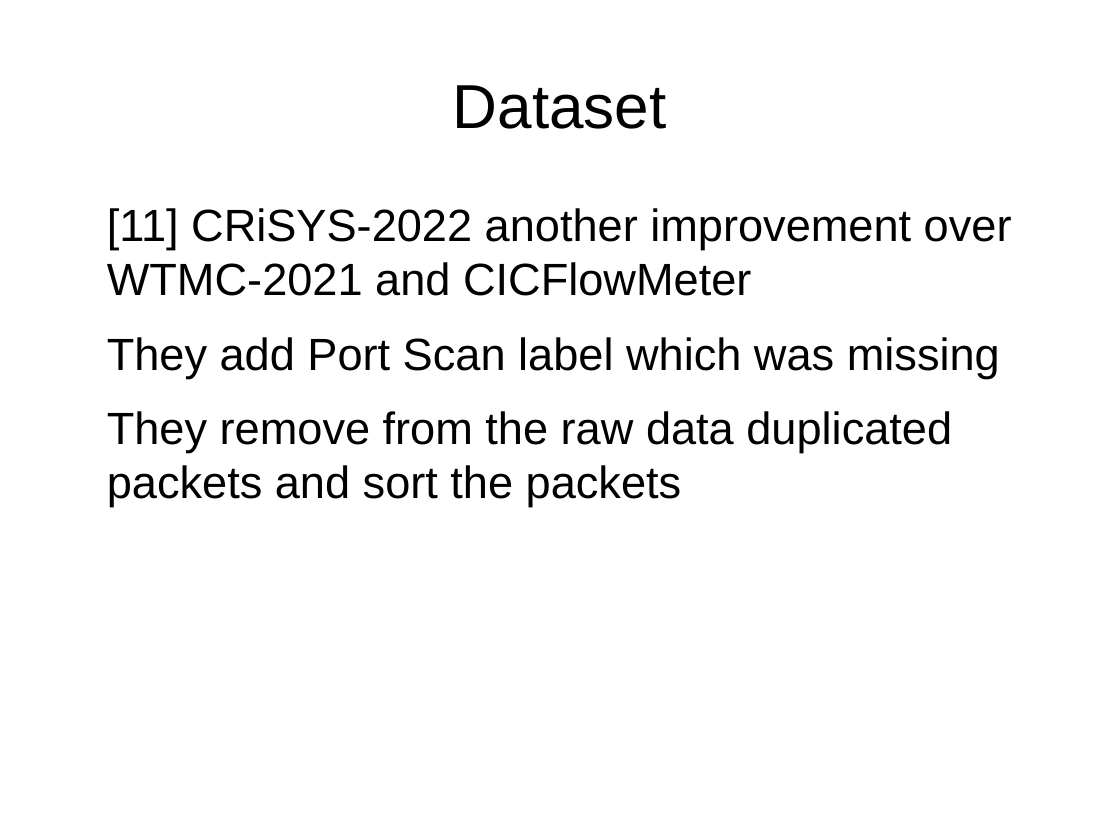
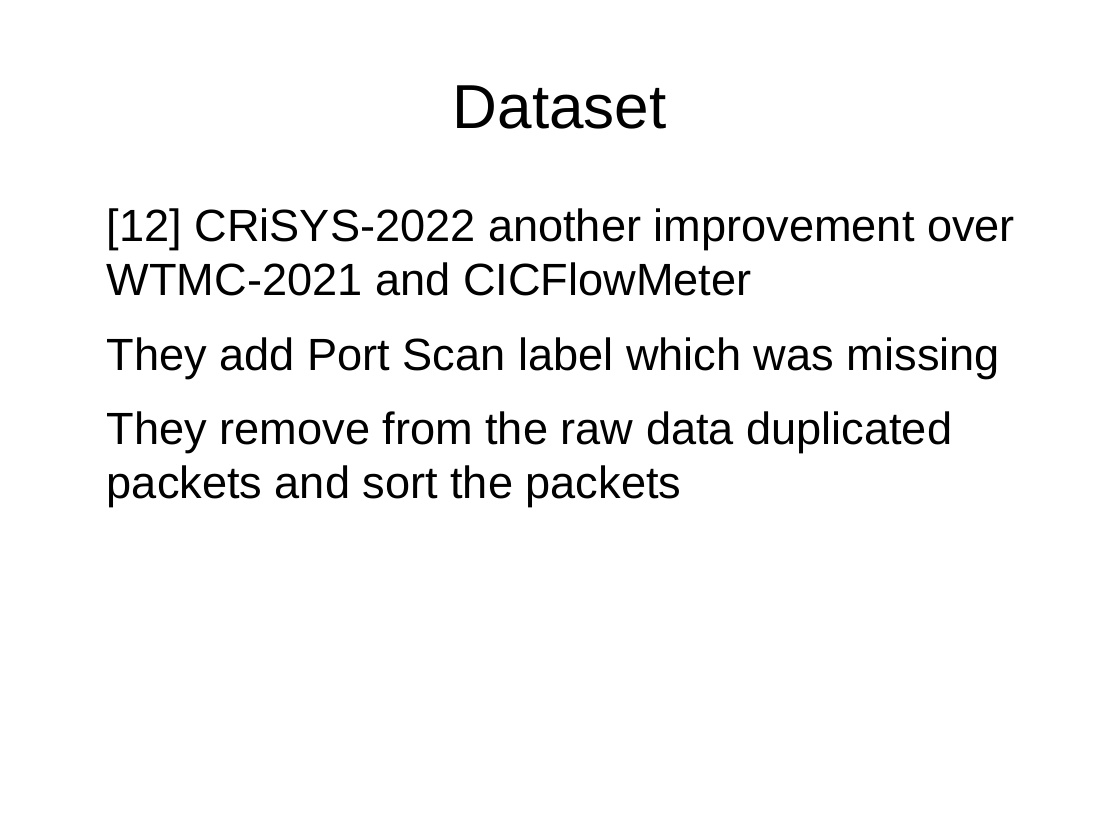
Before and after one commit to ludotosk/tesi, a slide deck: slide 7 of documents/presentazione-paper-review.odp. Drawn at 1120x840 pixels with LibreOffice and Linux fonts; fonts in the diff are those of the drawing; background and template pictures are left out. Boxes give left, top, right and bottom in pixels: in the first picture for what was removed or moved away, otherwise in the second. Text is boxed around its words. In the diff, an @@ line names an element or a change of style, - is before the commit and + after.

```diff
--- a/documents/presentazione-paper-review.odp
+++ b/documents/presentazione-paper-review.odp
@@ text at [107,208,1015,296]: text changed @@
-• [11] CRiSYS-2022 another improvement over WTMC-2021 and CICFlowMeter
+• [12] CRiSYS-2022 another improvement over WTMC-2021 and CICFlowMeter
```
Also in this commit, not shown: 5 other slides changed, 2 slides added, 1 slide removed.
